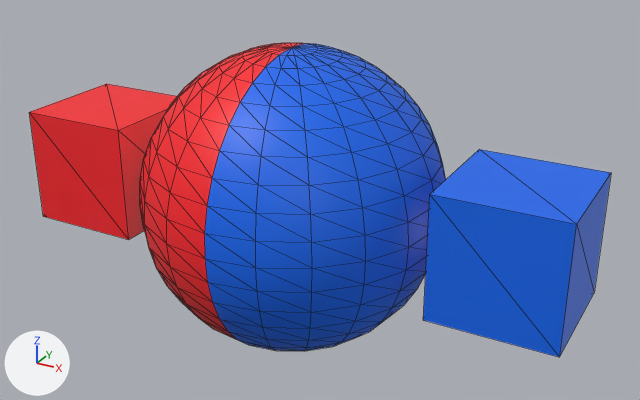
The FBX model Assets/Ball2.fbx as it was, and as the next commit left it.
The view is the same before and after, from a 50 mm lens placed at (0.0273, -0.0461, 0.0232), pointed at (0.0015, 0.0007, -0.0002). Lighting does not change. The marker at lower left points along +X, +Y and +Z. Mesh edges are drawn as thin lines. Where no turn or scale is listed for an object, it has been applied to the vertices. Vertices at the same position are counted once.
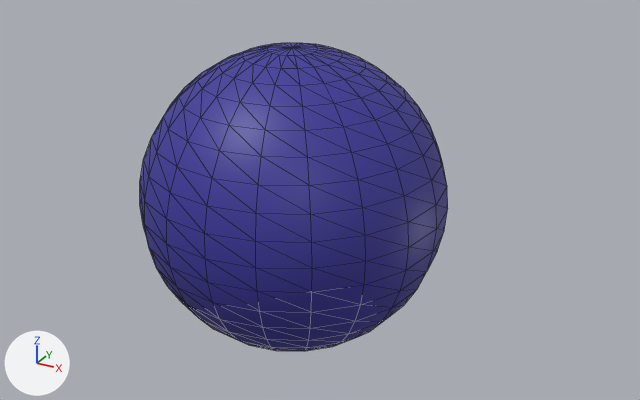
What differs and where, as boxes (x1, y1, x2, y2) in the pictures (640 x 400 px):
'pCube3', reshaped (47% narrower): before (29, 43, 611, 357); after (140, 43, 448, 351)
part 1 of me_mesh, deleted (red): before (29, 84, 177, 240)
part 2 of me_mesh, deleted (blue): before (423, 149, 611, 357)
part 3 of me_mesh, recoloured (red to blue): (140, 43, 308, 340) in both
part 4 of me_mesh, recoloured: (205, 44, 446, 351) in both

What the commit changed:
Material 'lambert1' (mat_lambert1) is new.
Its base color is (0.0444, 0.0367, 0.322) (blue #3b369a).
me_mesh is used by ob_pcube3; location (0.0, 0.0, 0.0).
me_mesh had 398 vertices, 784 faces and spanned x -0.019..0.019, y -0.01..0.01, z -0.01..0.01.
me_mesh now has 382 vertices, 760 faces and spans x -0.01..0.01, y -0.01..0.01, z -0.01..0.01.
me_mesh part 1: the loose piece of 8 vertices spanning x -0.019..-0.011, y -0.004..0.004, z -0.004..0.004 is deleted.
me_mesh part 2: the loose piece of 8 vertices spanning x 0.011..0.019, y -0.004..0.004, z -0.004..0.004 is deleted.
me_mesh part 3: 380 faces spanning x -0.01..0.0, y -0.01..0.01, z -0.01..0.01 switch from mat_lambert3 (picture img_red_texture_jpg) to mat_lambert1 (blue #3b369a).
me_mesh part 4: 380 faces spanning x 0.0..0.01, y -0.01..0.01, z -0.01..0.01 switch from mat_lambert2 (picture img_blue_texture_jpg) to mat_lambert1 (blue #3b369a).
